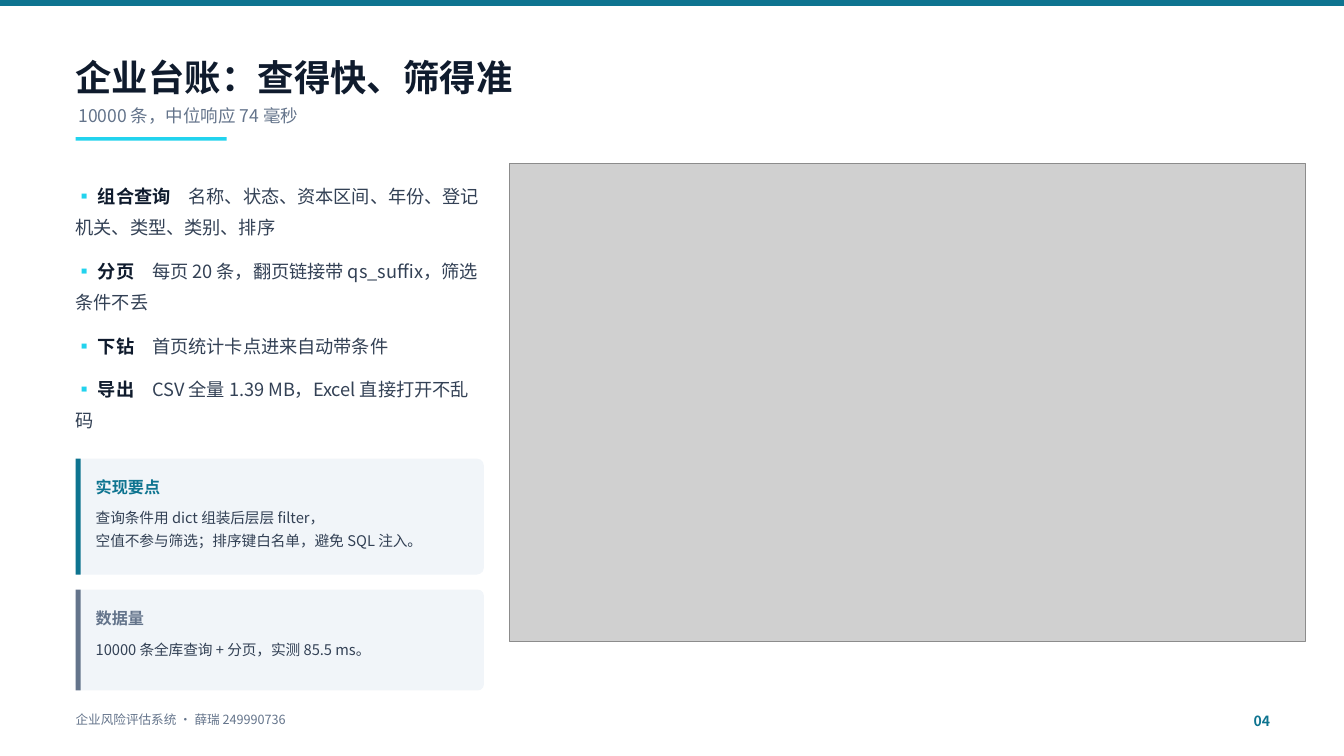
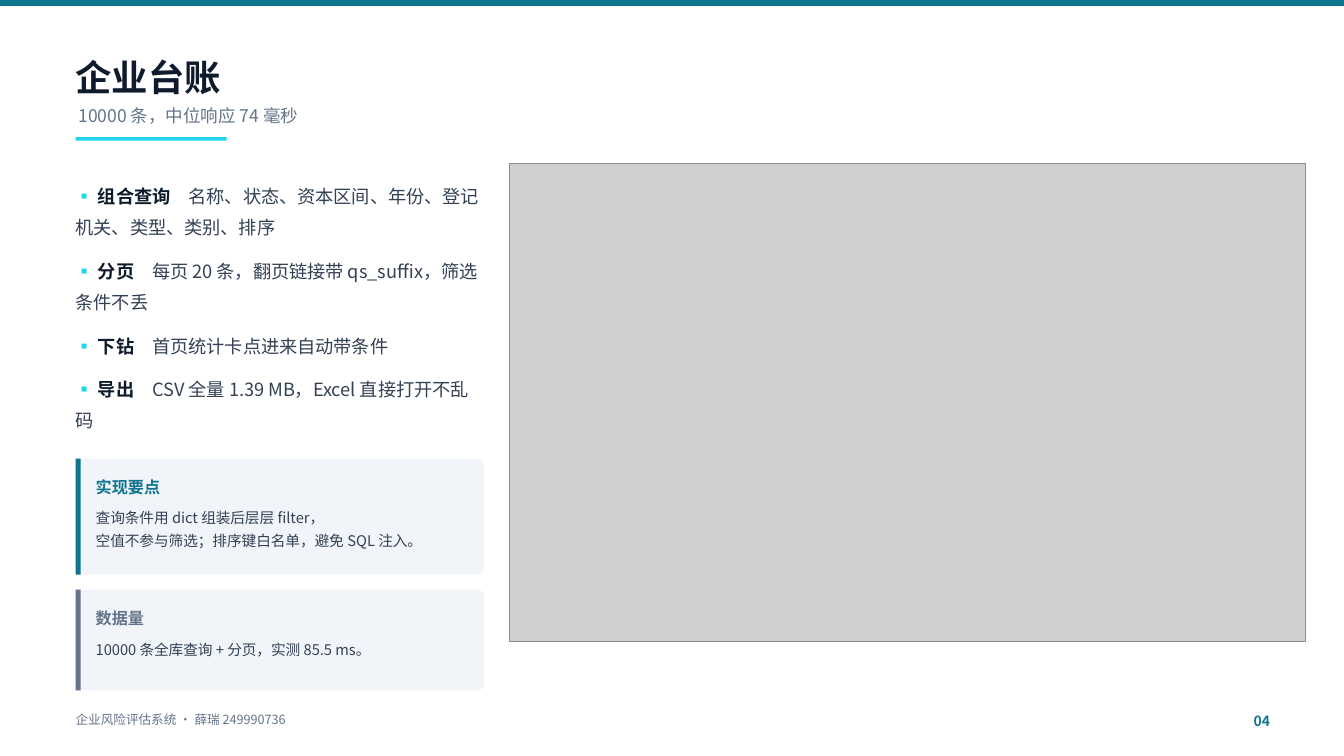
Before and after one commit to pythonlearnerX/enterprise-risk-assessment, a slide deck: slide 4 of 课次/项目17-答辩PPT/企业风险评估系统-答辩汇报-v3.pptx. Drawn at 1344x756 pixels with LibreOffice and Linux fonts; fonts in the diff are those of the drawing; grey boxes stand for pictures. Boxes give left, top, right and bottom in pixels: in the first picture for what was removed or moved away, otherwise in the second. Text is boxed around its words. In the diff, an @@ line names an element or a change of style, - is before the commit and + after.

```diff
--- a/课次/项目17-答辩PPT/企业风险评估系统-答辩汇报-v3.pptx
+++ b/课次/项目17-答辩PPT/企业风险评估系统-答辩汇报-v3.pptx
@@ text at (76,59,222,95): text changed @@
-企业台账：查得快、筛得准
+企业台账
```
Also in this commit, not shown: 12 other slides changed, 11 other files.
